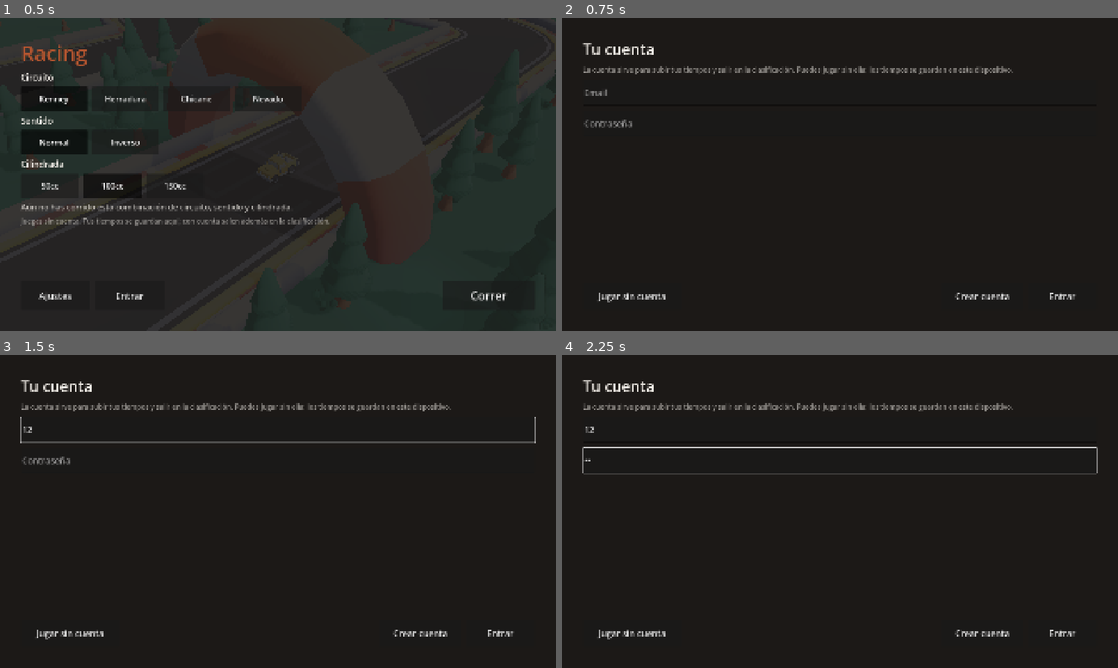
Above: before the commit, frames 1-4 (two rows, left to right).
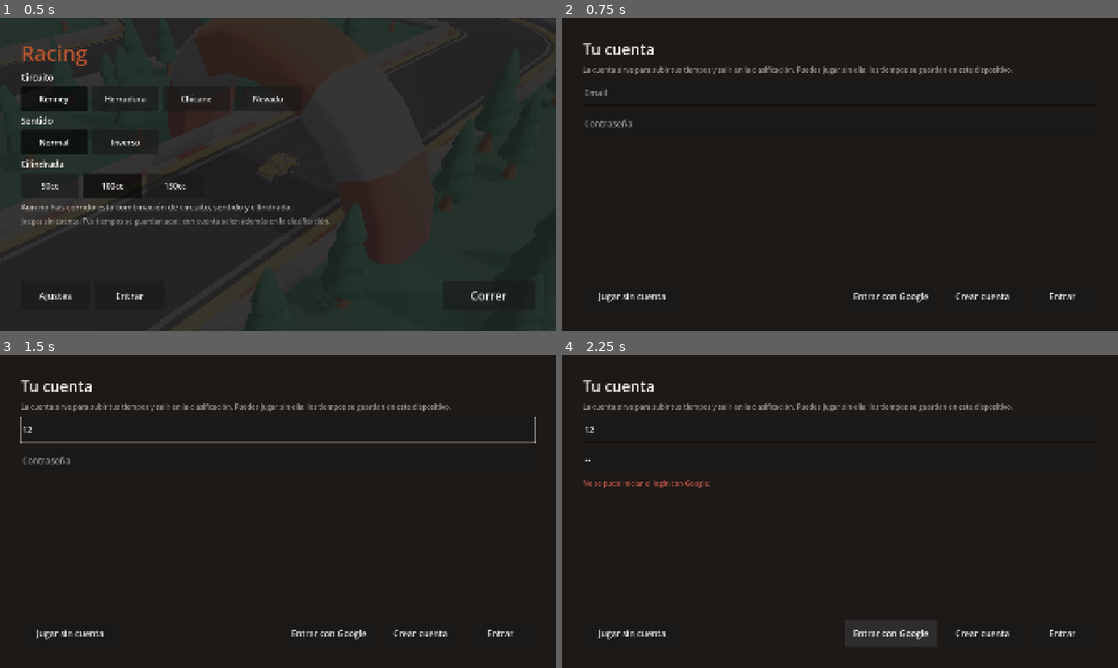
Above: after the commit, the same moments.

Repository: msalejandrojose/core
Game: Godot game, scene res://scenes/main.tscn
Two runs of this game, one before a commit and one after it. Both use one fixed random seed, a clock stepped at 60 frames per second and the inputs below.
Inputs (mouse positions are in pixels of both pictures, inside the frame that each line leads up to):
- Up to frame 1 (0.5 s): no input
- Up to frame 2 (0.75 s): click "Entrar" at 0.5 s
- Up to frame 3 (1.5 s): click (278, 430) at 1.27 s; type "12" at 1.35 s
- Up to frame 4 (2.25 s): click (840, 461) at 1.5 s; type "12" at 1.58 s; click (890, 633) at 2 s, where only the run after the commit has a clickable "Entrar con Google"

Frame 1 is identical in both runs. In frame 2, 0.2% of the frame differs, in the area x 52-66%, y 87-91%; in frame 3, 0.2%; in frame 4, 1.3%, in the area x 3-97%, y 29-91%.

Commit message:
feat(racing): login con Google desde Godot (TASK-216)
Sin WebView ni deep links en el cliente, se usa el flujo de servidor
OAuth 2.0: la app abre el navegador del sistema con la URL de consentimiento
de Google, la API recibe el callback y guarda el resultado en una sesión que
la app consulta por polling hasta que queda READY o FAILED.

Diff:
--- a/apps/game/scripts/state/session.gd
+++ b/apps/game/scripts/state/session.gd
@@ -8,6 +8,14 @@
 ## escribir su contraseña cada vez que abre un juego de coches.
 
 const PATH := "user://session.cfg"
+
+## Godot no trae WebView ni deep links: el navegador del sistema es la única
+## superficie disponible, así que se hace polling a la API en vez de esperar
+## una redirección de vuelta al juego. 2s de por sí ya es discreto; la ventana
+## de 3 minutos da margen a elegir cuenta o pasar por 2FA sin sensación de que
+## el juego se quedó colgado esperando para siempre.
+const GOOGLE_POLL_INTERVAL_S := 2.0
+const GOOGLE_POLL_TIMEOUT_S := 180.0
 
 signal changed()
 
@@ -45,6 +53,45 @@
 	return response
 
 
+## Abre el navegador del sistema para el consentimiento de Google y espera
+## (con polling) a que el jugador complete el login ahí. Devuelve un
+## `ApiResponse`-like: `{ok, code, message}` para que la pantalla de login
+## pueda mostrar el mismo tipo de error que con login/register.
+func login_with_google() -> Dictionary:
+	var start = await Api.post_json("/auth/google/start", {}, false)
+	if not start.ok or not (start.data is Dictionary):
+		return {"ok": false, "code": "GOOGLE_START_FAILED",
+			"message": "No se pudo iniciar el login con Google."}
+
+	var session_id := str(start.data.get("sessionId", ""))
+	var auth_url := str(start.data.get("authUrl", ""))
+	if session_id == "" or auth_url == "":
+		return {"ok": false, "code": "GOOGLE_START_FAILED",
+			"message": "No se pudo iniciar el login con Google."}
+
+	OS.shell_open(auth_url)
+
+	var elapsed := 0.0
+	while elapsed < GOOGLE_POLL_TIMEOUT_S:
+		await get_tree().create_timer(GOOGLE_POLL_INTERVAL_S).timeout
+		elapsed += GOOGLE_POLL_INTERVAL_S
+
+		var poll = await Api.get_json("/auth/google/session/%s" % session_id, false)
+		if not poll.ok or not (poll.data is Dictionary):
+			continue
+
+		var status := str(poll.data.get("status", "PENDING"))
+		if status == "READY":
+			_adopt(poll)
+			return {"ok": true}
+		if status == "FAILED":
+			return {"ok": false, "code": "GOOGLE_AUTH_FAILED",
+				"message": "No se pudo iniciar sesión con Google."}
+
+	return {"ok": false, "code": "GOOGLE_AUTH_TIMEOUT",
+		"message": "Se agotó el tiempo de espera del login con Google."}
+
+
 func logout() -> void:
 	access_token = ""
 	email = ""
--- a/apps/game/scripts/ui/login_screen.gd
+++ b/apps/game/scripts/ui/login_screen.gd
@@ -2,10 +2,9 @@
 
 ## Entrar o crear cuenta contra el IAM de `core`.
 ##
-## Solo email y contraseña. Google y Apple necesitan plugins nativos que Godot
-## no trae, y la vía sin código nativo (navegador + callback en la API) es una
-## tarea aparte — está anotada, con el aviso de que Apple exige ofrecer Sign in
-## with Apple si se ofrece Google.
+## Con email y contraseña, o con Google (abre el navegador del sistema y
+## espera a que el jugador complete el consentimiento ahí — Godot no trae
+## WebView ni deep links, así que no hay vuelta directa a la app).
 
 const BONE := Color("f0ece6")
 const INK := Color(0.11, 0.098, 0.09)
@@ -85,6 +84,7 @@
 	push.size_flags_horizontal = Control.SIZE_EXPAND_FILL
 	row.add_child(push)
 
+	row.add_child(_button("Entrar con Google", 320, func() -> void: _submit_google()))
 	row.add_child(_button("Crear cuenta", 280, func() -> void: _submit(true)))
 	row.add_child(_button("Entrar", 240, func() -> void: _submit(false)))
 
@@ -142,6 +142,23 @@
 		_say(response.message, BAD)
 
 
+func _submit_google() -> void:
+	_set_busy(true)
+	_say("Abriendo el navegador para entrar con Google…", BONE)
+
+	var response: Dictionary = await Session.login_with_google()
+
+	_set_busy(false)
+
+	if response.get("ok", false):
+		_say("Listo. Tus tiempos ya se suben.", GOOD)
+		await get_tree().create_timer(0.8).timeout
+		_close()
+		return
+
+	_say(str(response.get("message", "No se pudo iniciar sesión con Google.")), BAD)
+
+
 func _set_busy(busy: bool) -> void:
 	for button in _buttons:
 		button.disabled = busy
Not shown, changed: apps/api/.env.example
Not shown, added: apps/api/prisma/migrations/20260813212803_add_google_auth_session/migration.sql
Not shown, changed: apps/api/prisma/schema.prisma
Not shown, added: apps/api/src/modules/iam/application/ports/google-auth-code-exchanger.port.ts
Not shown, added: apps/api/src/modules/iam/application/ports/google-auth-session-repository.port.ts
Not shown, added: apps/api/src/modules/iam/application/use-cases/complete-google-auth-session.use-case.spec.ts
Not shown, added: apps/api/src/modules/iam/application/use-cases/complete-google-auth-session.use-case.ts
Not shown, added: apps/api/src/modules/iam/application/use-cases/get-google-auth-session.use-case.spec.ts
Not shown, added: apps/api/src/modules/iam/application/use-cases/get-google-auth-session.use-case.ts
Not shown, added: apps/api/src/modules/iam/application/use-cases/start-google-auth-session.use-case.spec.ts
Not shown, added: apps/api/src/modules/iam/application/use-cases/start-google-auth-session.use-case.ts
Not shown, added: apps/api/src/modules/iam/domain/entities/google-auth-session.entity.spec.ts
(and 12 more such lines)
